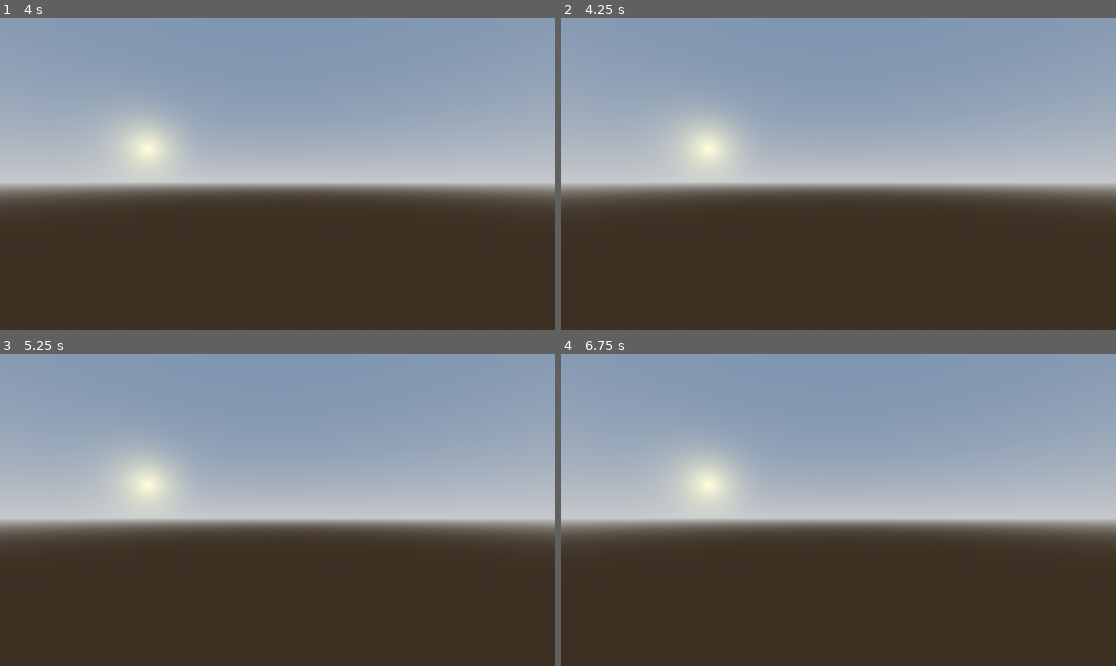
Above: before the commit, frames 1-4 (two rows, left to right).
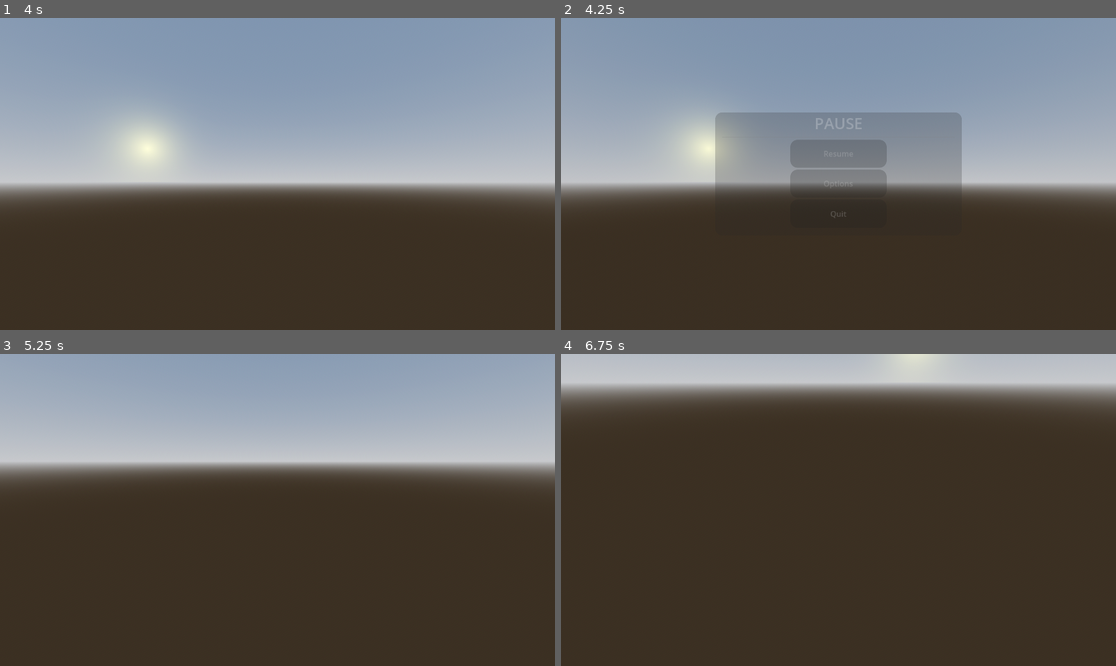
Above: after the commit, the same moments.

Repository: CptDarling/My-Inventory-Test
Game: Godot game, scene res://scenes/main.tscn
Same seed, same stepped clock (60 frames per second), same inputs: the game is played once before the commit and once after it.
Inputs (mouse positions are in pixels of both pictures, inside the frame that each line leads up to):
- Up to frame 1 (4 s): tap Enter (ui_accept) at 0.5, 0.77, 1.52, 2.75, 3.02, 3.5, 3.77 s; move the mouse to (305, 174) at 0.52 s; hold W (forwards) from 0.53 s (still down); move the mouse to (249, 174) at 1.27 s; move the mouse to (288, 167) at 2.02 s; move the mouse to (271, 180) at 2.77 s; move the mouse to (316, 177) at 3.52 s
- Up to frame 2 (4.25 s): keep holding W (forwards); tap Escape (ui_cancel) at 4.15 s
- Up to frame 3 (5.25 s): release W (forwards) at 4.25 s; click (277, 491) at 4.25 s, where only the run after the commit has a clickable "Resume"; tap Enter (ui_accept) at 5 s; move the mouse to (111, 463) at 5.02 s; hold A (left) from 5.03 s (still down)
- Up to frame 4 (6.75 s): tap Enter (ui_accept) at 5.27, 5.75, 6.5 s; move the mouse to (866, 510) at 5.77 s; release A (left) at 5.78 s; hold S (backwards) 5.78-6.53 s; move the mouse to (755, 432) at 6.52 s; hold D (right) from 6.53 s (still down)

Frame 1 is identical in both runs. In frame 2, 11% of the frame differs, in the area x 27-73%, y 30-65%; in frame 3, 38%; in frame 4, 58%, in the area x 0-100%, y 0-60%.

Commit message:
Main menu opens

Diff:
--- a/managers/game_manager.gd
+++ /dev/null
@@ -1,15 +0,0 @@
-#class_name GameManager
-extends Node
-
-## The main menu UI
-var ui: MainMenu:
-	set(value):
-		ui = value
-
-
-func _unhandled_key_input(event: InputEvent) -> void:
-	if event.is_action_pressed("ui_cancel"):
-		if ui:
-			ui.pause()
-		else:
-			get_tree().quit()
--- a/managers/player_manager.gd
+++ /dev/null
@@ -1,4 +0,0 @@
-#class_name PlayerManager
-extends Node
-
-var player: Player
--- a/player/player.gd
+++ b/player/player.gd
@@ -1,7 +1,12 @@
 class_name Player extends PlayerInput
 
 @onready var camera_3d: Camera3D = $Camera3D
+@onready var main_menu: MainMenu = $MainMenu
 
 func _ready() -> void:
 	camera = camera_3d
-	Input.mouse_mode = Input.MOUSE_MODE_CAPTURED
+
+
+func _unhandled_key_input(event: InputEvent) -> void:
+	if event.is_action_pressed("ui_cancel"):
+		main_menu.pause()
--- a/player/player.tscn
+++ b/player/player.tscn
@@ -1,6 +1,7 @@
-[gd_scene load_steps=4 format=3 uid="uid://dbgcn62jkra0e"]
+[gd_scene load_steps=5 format=3 uid="uid://dbgcn62jkra0e"]
 
 [ext_resource type="Script" path="res://player/player.gd" id="1_bvhs2"]
+[ext_resource type="PackedScene" uid="uid://be70bv2ilur7o" path="res://ui/main_menu.tscn" id="2_bbrty"]
 
 [sub_resource type="CapsuleMesh" id="CapsuleMesh_oj8vp"]
 
@@ -20,3 +21,5 @@
 
 [node name="Camera3D" type="Camera3D" parent="."]
 transform = Transform3D(1, 0, 0, 0, 1, 0, 0, 0, 1, 0, 1.5, 0)
+
+[node name="MainMenu" parent="." instance=ExtResource("2_bbrty")]
--- a/player/player_input.gd
+++ b/player/player_input.gd
@@ -7,6 +7,9 @@
 
 # Get the gravity from the project settings to be synced with RigidBody nodes.
 var gravity: float = ProjectSettings.get_setting("physics/3d/default_gravity")
+
+func _ready() -> void:
+	Input.mouse_mode = Input.MOUSE_MODE_CAPTURED
 
 
 ## Use for mouse events.
--- a/project.godot
+++ b/project.godot
@@ -17,8 +17,7 @@
 
 [autoload]
 
-PlayerManager="*res://managers/player_manager.gd"
-GameManager="*res://managers/game_manager.gd"
+OptionsManager="*res://managers/options_manager.gd"
 
 [input]
 
--- a/scenes/main.tscn
+++ b/scenes/main.tscn
@@ -1,14 +1,10 @@
-[gd_scene load_steps=4 format=3 uid="uid://bymydcb00uv1u"]
+[gd_scene load_steps=3 format=3 uid="uid://bymydcb00uv1u"]
 
 [ext_resource type="PackedScene" uid="uid://42b6g64sqsfo" path="res://scenes/world.tscn" id="1_frg8l"]
 [ext_resource type="PackedScene" uid="uid://dbgcn62jkra0e" path="res://player/player.tscn" id="2_6gde3"]
-[ext_resource type="PackedScene" uid="uid://be70bv2ilur7o" path="res://ui/main_menu.tscn" id="3_lfuee"]
 
 [node name="Main" type="Node3D"]
 
 [node name="World" parent="." instance=ExtResource("1_frg8l")]
 
 [node name="Player" parent="." instance=ExtResource("2_6gde3")]
-
-[node name="MainMenu" parent="." instance=ExtResource("3_lfuee")]
-visible = false
--- a/ui/main_menu.gd
+++ b/ui/main_menu.gd
@@ -7,7 +7,8 @@
 @onready var animation_player: AnimationPlayer = %AnimationPlayer
 
 func _ready() -> void:
-	GameManager.ui = self
+	quit_button.pressed.connect(get_tree().quit)
+	resume_button.pressed.connect(unpause)
 
 
 func unpause() -> void:
@@ -17,23 +18,9 @@
 
 
 func pause() -> void:
-	print("request animation: pause")
 	animation_player.play("Pause")
-	print("request animation: pause should have played")
 	get_tree().paused = true
 	Input.mouse_mode = Input.MOUSE_MODE_VISIBLE
-
-
-func _on_resume_button_pressed() -> void:
-	unpause()
-
-
-func _on_quit_button_pressed() -> void:
-	get_tree().quit(0)
-
-
-func _on_options_button_pressed() -> void:
-	pass # Replace with function body.
 
 
 func _on_animation_player_animation_started(anim_name: StringName) -> void:
--- a/ui/main_menu.tscn
+++ b/ui/main_menu.tscn
@@ -4,9 +4,9 @@
 [ext_resource type="Script" path="res://ui/main_menu.gd" id="1_iucwi"]
 [ext_resource type="Shader" uid="uid://bcafhnmnjj468" path="res://ui/main_menu.tres" id="1_ru62n"]
 
-[sub_resource type="ShaderMaterial" id="ShaderMaterial_hse8p"]
+[sub_resource type="ShaderMaterial" id="ShaderMaterial_iop5w"]
 shader = ExtResource("1_deahn")
-shader_parameter/blur = 0.0
+shader_parameter/blur = 2.5
 shader_parameter/brightness = 1.0
 
 [sub_resource type="ShaderMaterial" id="ShaderMaterial_xe8xh"]
@@ -59,7 +59,110 @@
 corner_radius_bottom_right = 15
 corner_radius_bottom_left = 15
 
-[sub_resource type="Animation" id="Animation_7cpdt"]
+[sub_resource type="Animation" id="Animation_i62o1"]
+resource_name = "Unpause"
+length = 0.001
+tracks/0/type = "value"
+tracks/0/imported = false
+tracks/0/enabled = true
+tracks/0/path = NodePath(".:material:shader_parameter/blur")
+tracks/0/interp = 1
+tracks/0/loop_wrap = true
+tracks/0/keys = {
+"times": PackedFloat32Array(0),
+"transitions": PackedFloat32Array(1),
+"update": 0,
+"values": [null]
+}
+tracks/1/type = "value"
+tracks/1/imported = false
+tracks/1/enabled = true
+tracks/1/path = NodePath(".:material:shader_parameter/brightness")
+tracks/1/interp = 1
+tracks/1/loop_wrap = true
+tracks/1/keys = {
+"times": PackedFloat32Array(0),
+"transitions": PackedFloat32Array(1),
+"update": 0,
+"values": [1.0]
+}
+tracks/2/type = "value"
+tracks/2/imported = false
+tracks/2/enabled = true
+tracks/2/path = NodePath("CenterContainer:modulate")
+tracks/2/interp = 1
+tracks/2/loop_wrap = true
+tracks/2/keys = {
+"times": PackedFloat32Array(0),
+"transitions": PackedFloat32Array(1),
+"update": 0,
+"values": [Color(1, 1, 1, 0)]
+}
+tracks/3/type = "value"
+tracks/3/imported = false
+tracks/3/enabled = true
+tracks/3/path = NodePath(".:visible")
+tracks/3/interp = 1
+tracks/3/loop_wrap = true
+tracks/3/keys = {
+"times": PackedFloat32Array(0),
+"transitions": PackedFloat32Array(1),
+"update": 1,
+"values": [false]
+}
+
+[sub_resource type="Animation" id="Animation_7ce4o"]
+length = 0.001
+tracks/0/type = "value"
+tracks/0/imported = false
+tracks/0/enabled = true
+tracks/0/path = NodePath(".:material:shader_parameter/blur")
+tracks/0/interp = 1
+tracks/0/loop_wrap = true
+tracks/0/keys = {
+"times": PackedFloat32Array(0),
+"transitions": PackedFloat32Array(1),
+"update": 0,
+"values": [null]
+}
+tracks/1/type = "value"
+tracks/1/imported = false
+tracks/1/enabled = true
+tracks/1/path = NodePath(".:material:shader_parameter/brightness")
+tracks/1/interp = 1
+tracks/1/loop_wrap = true
+tracks/1/keys = {
+"times": PackedFloat32Array(0),
+"transitions": PackedFloat32Array(1),
+"update": 0,
+"values": [1.0]
+}
+tracks/2/type = "value"
+tracks/2/imported = false
+tracks/2/enabled = true
+tracks/2/path = NodePath("CenterContainer:modulate")
+tracks/2/interp = 1
+tracks/2/loop_wrap = true
+tracks/2/keys = {
+"times": PackedFloat32Array(0),
+"transitions": PackedFloat32Array(1),
+"update": 0,
+"values": [Color(1, 1, 1, 0)]
+}
+tracks/3/type = "value"
+tracks/3/imported = false
+tracks/3/enabled = true
+tracks/3/path = NodePath(".:visible")
+tracks/3/interp = 1
+tracks/3/loop_wrap = true
+tracks/3/keys = {
+"times": PackedFloat32Array(0),
+"transitions": PackedFloat32Array(1),
+"update": 1,
+"values": [false]
+}
+
+[sub_resource type="Animation" id="Animation_8uce3"]
 resource_name = "Pause"
 length = 0.3
 tracks/0/type = "value"
@@ -70,9 +173,9 @@
 tracks/0/loop_wrap = true
 tracks/0/keys = {
 "times": PackedFloat32Array(0, 0.3),
-"transitions": PackedFloat32Array(0.5, 0.5),
-"update": 0,
-"values": [0.0, 2.5]
+"transitions": PackedFloat32Array(1, 0.5),
+"update": 0,
+"values": [null, 2.5]
 }
 tracks/1/type = "value"
 tracks/1/imported = false
@@ -82,7 +185,7 @@
 tracks/1/loop_wrap = true
 tracks/1/keys = {
 "times": PackedFloat32Array(0, 0.3),
-"transitions": PackedFloat32Array(0.5, 0.5),
+"transitions": PackedFloat32Array(1, 0.5),
 "update": 0,
 "values": [1.0, 0.9]
 }
@@ -94,100 +197,34 @@
 tracks/2/loop_wrap = true
 tracks/2/keys = {
 "times": PackedFloat32Array(0, 0.3),
-"transitions": PackedFloat32Array(0.5, 0.5),
+"transitions": PackedFloat32Array(1, 0.5),
 "update": 0,
 "values": [Color(1, 1, 1, 0), Color(1, 1, 1, 1)]
 }
-
-[sub_resource type="Animation" id="Animation_eil7u"]
-length = 0.001
-tracks/0/type = "value"
-tracks/0/imported = false
-tracks/0/enabled = true
-tracks/0/path = NodePath(".:material:shader_parameter/blur")
-tracks/0/interp = 1
-tracks/0/loop_wrap = true
-tracks/0/keys = {
-"times": PackedFloat32Array(0),
-"transitions": PackedFloat32Array(1),
-"update": 0,
-"values": [0.0]
-}
-tracks/1/type = "value"
-tracks/1/imported = false
-tracks/1/enabled = true
-tracks/1/path = NodePath(".:material:shader_parameter/brightness")
-tracks/1/interp = 1
-tracks/1/loop_wrap = true
-tracks/1/keys = {
-"times": PackedFloat32Array(0),
-"transitions": PackedFloat32Array(1),
-"update": 0,
-"values": [1.0]
-}
-tracks/2/type = "value"
-tracks/2/imported = false
-tracks/2/enabled = true
-tracks/2/path = NodePath("CenterContainer:modulate")
-tracks/2/interp = 1
-tracks/2/loop_wrap = true
-tracks/2/keys = {
-"times": PackedFloat32Array(0),
-"transitions": PackedFloat32Array(1),
-"update": 0,
-"values": [Color(1, 1, 1, 0)]
-}
-
-[sub_resource type="Animation" id="Animation_adxut"]
-resource_name = "unpause"
-length = 0.001
-tracks/0/type = "value"
-tracks/0/imported = false
-tracks/0/enabled = true
-tracks/0/path = NodePath(".:material:shader_parameter/blur")
-tracks/0/interp = 1
-tracks/0/loop_wrap = true
-tracks/0/keys = {
-"times": PackedFloat32Array(0),
-"transitions": PackedFloat32Array(1),
-"update": 0,
-"values": [0.0]
-}
-tracks/1/type = "value"
-tracks/1/imported = false
-tracks/1/enabled = true
-tracks/1/path = NodePath(".:material:shader_parameter/brightness")
-tracks/1/interp = 1
-tracks/1/loop_wrap = true
-tracks/1/keys = {
-"times": PackedFloat32Array(0),
-"transitions": PackedFloat32Array(1),
-"update": 0,
-"values": [1.0]
-}
-tracks/2/type = "value"
-tracks/2/imported = false
-tracks/2/enabled = true
-tracks/2/path = NodePath("CenterContainer:modulate")
-tracks/2/interp = 1
-tracks/2/loop_wrap = true
-tracks/2/keys = {
-"times": PackedFloat32Array(0),
-"transitions": PackedFloat32Array(1),
-"update": 0,
-"values": [Color(1, 1, 1, 0)]
-}
-
-[sub_resource type="AnimationLibrary" id="AnimationLibrary_fh1a4"]
+tracks/3/type = "value"
+tracks/3/imported = false
+tracks/3/enabled = true
+tracks/3/path = NodePath(".:visible")
+tracks/3/interp = 1
+tracks/3/loop_wrap = true
+tracks/3/keys = {
+"times": PackedFloat32Array(0),
+"transitions": PackedFloat32Array(1),
+"update": 1,
+"values": [true]
+}
+
+[sub_resource type="AnimationLibrary" id="AnimationLibrary_8g40m"]
 _data = {
-"Pause": SubResource("Animation_7cpdt"),
-"RESET": SubResource("Animation_eil7u"),
-"Unpause": SubResource("Animation_adxut")
+"Pause": SubResource("Animation_8uce3"),
+"RESET": SubResource("Animation_7ce4o"),
+"Unpause": SubResource("Animation_i62o1")
 }
 
 [node name="MainMenu" type="ColorRect"]
 process_mode = 3
-material = SubResource("ShaderMaterial_hse8p")
+visible = false
+material = SubResource("ShaderMaterial_iop5w")
 anchors_preset = 15
 anchor_right = 1.0
 anchor_bottom = 1.0
@@ -230,7 +267,13 @@
 [node name="HSeparator" type="HSeparator" parent="CenterContainer/PanelContainer/MarginContainer/VBoxContainer"]
 layout_mode = 2
 
-[node name="ResumeButton" type="Button" parent="CenterContainer/PanelContainer/MarginContainer/VBoxContainer"]
+[node name="VBoxContainer" type="VBoxContainer" parent="CenterContainer/PanelContainer/MarginContainer/VBoxContainer"]
+custom_minimum_size = Vector2(200, 0)
+layout_mode = 2
+size_flags_horizontal = 4
+size_flags_vertical = 3
+
+[node name="ResumeButton" type="Button" parent="CenterContainer/PanelContainer/MarginContainer/VBoxContainer/VBoxContainer"]
 unique_name_in_owner = true
 layout_mode = 2
 size_flags_vertical = 3
@@ -239,7 +282,7 @@
 shortcut = SubResource("Shortcut_j47fr")
 text = "Resume"
 
-[node name="OptionsButton" type="Button" parent="CenterContainer/PanelContainer/MarginContainer/VBoxContainer"]
+[node name="OptionsButton" type="Button" parent="CenterContainer/PanelContainer/MarginContainer/VBoxContainer/VBoxContainer"]
 unique_name_in_owner = true
 layout_mode = 2
 size_flags_vertical = 3
@@ -248,7 +291,7 @@
 shortcut = SubResource("Shortcut_j47fr")
 text = "Options"
 
-[node name="QuitButton" type="Button" parent="CenterContainer/PanelContainer/MarginContainer/VBoxContainer"]
+[node name="QuitButton" type="Button" parent="CenterContainer/PanelContainer/MarginContainer/VBoxContainer/VBoxContainer"]
 unique_name_in_owner = true
 layout_mode = 2
 size_flags_vertical = 3
@@ -258,12 +301,10 @@
 
 [node name="AnimationPlayer" type="AnimationPlayer" parent="."]
 unique_name_in_owner = true
+autoplay = "Unpause"
 libraries = {
-"": SubResource("AnimationLibrary_fh1a4")
-}
-
-[connection signal="pressed" from="CenterContainer/PanelContainer/MarginContainer/VBoxContainer/ResumeButton" to="." method="_on_resume_button_pressed"]
-[connection signal="pressed" from="CenterContainer/PanelContainer/MarginContainer/VBoxContainer/OptionsButton" to="." method="_on_options_button_pressed"]
-[connection signal="pressed" from="CenterContainer/PanelContainer/MarginContainer/VBoxContainer/QuitButton" to="." method="_on_quit_button_pressed"]
+"": SubResource("AnimationLibrary_8g40m")
+}
+
 [connection signal="animation_finished" from="AnimationPlayer" to="." method="_on_animation_player_animation_finished"]
 [connection signal="animation_started" from="AnimationPlayer" to="." method="_on_animation_player_animation_started"]
--- a/ui/options_menu.tscn
+++ b/ui/options_menu.tscn
@@ -40,6 +40,7 @@
 events = [SubResource("InputEventAction_v7nx7")]
 
 [node name="OptionsMenu" type="ColorRect"]
+process_mode = 3
 anchors_preset = 15
 anchor_right = 1.0
 anchor_bottom = 1.0
